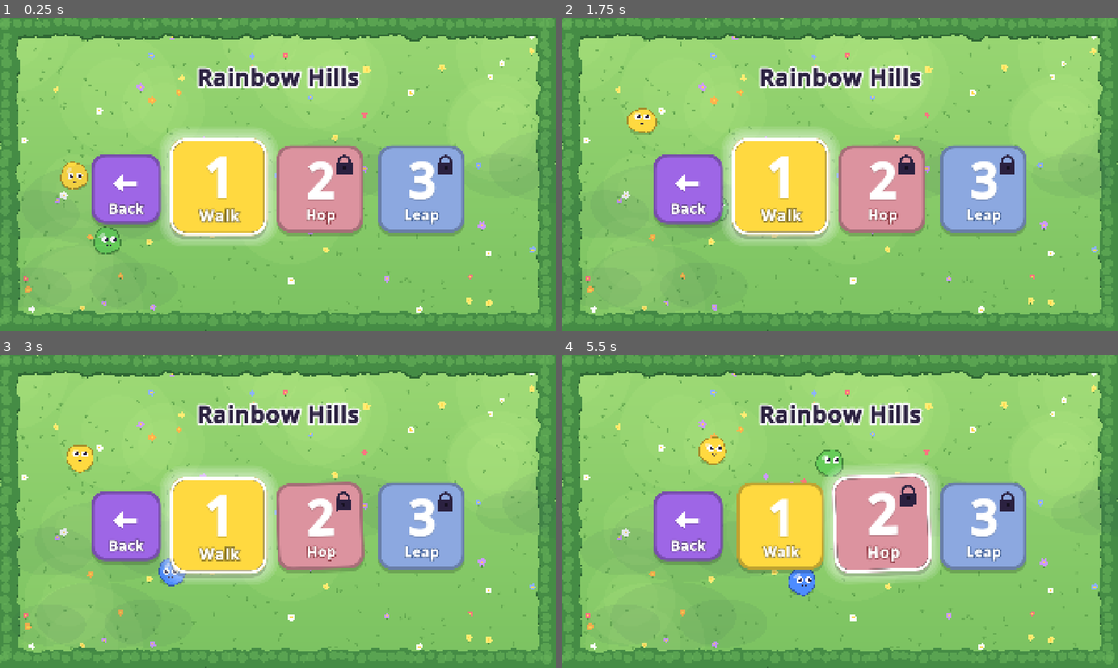
Above: before the commit, frames 1-4 (two rows, left to right).
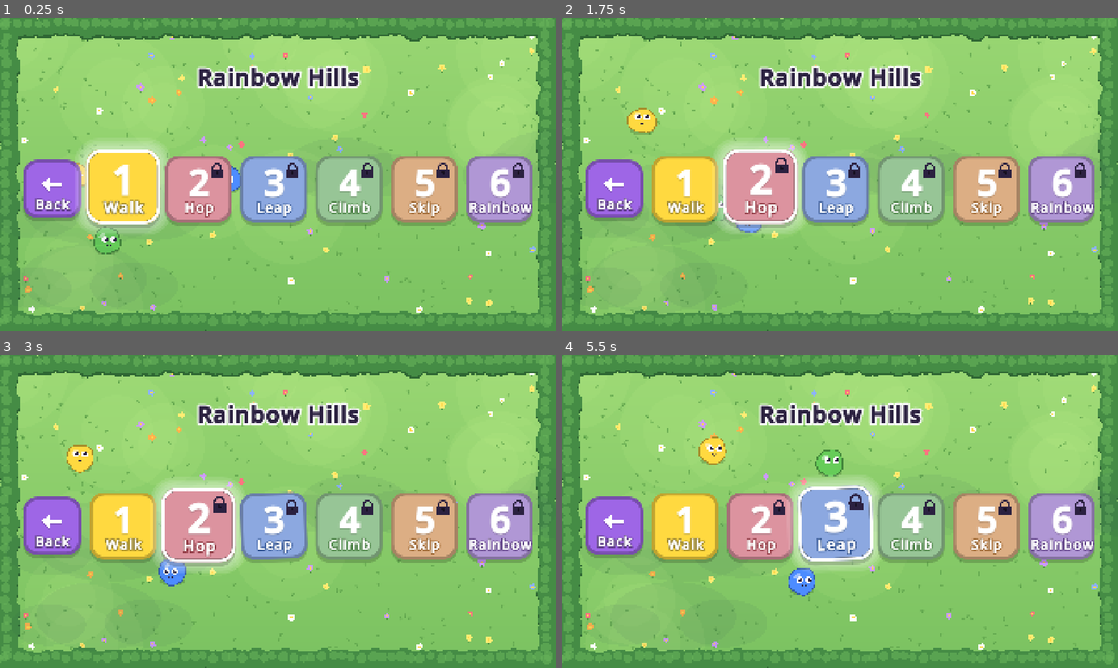
Above: after the commit, the same moments.

Repository: Teeohbee/paint-puddle
Game: Godot game, scene res://ui/hills_menu.tscn
The game is run twice, just before and just after one commit, with the same random seed, the same clock (stepped at 60 frames per second) and the same inputs. This scene is started directly instead of the project's main scene.
Inputs (mouse positions are in pixels of both pictures, inside the frame that each line leads up to):
- Up to frame 1 (0.25 s): no input
- Up to frame 2 (1.75 s): tap Enter (ui_accept) at 0.5, 0.77 s; move the mouse to (962, 158) at 0.52 s; hold Right (move_right) 0.53-1.25 s; hold Space (act) 0.53-1.25 s; click (962, 158) at 0.67 s; drag from (728, 190) to (812, 237) at 1.27 s
- Up to frame 3 (3 s): move the mouse to (333, 442) at 2.02 s; hold Right (move_right) 2.03-2.75 s; hold Space (act) 2.03-2.75 s; drag from (250, 574) to (111, 464) at 2.77 s
- Up to frame 4 (5.5 s): move the mouse to (1006, 558) at 3.52 s; hold Left (move_left) 3.53-4.25 s; hold Space (act) 3.53-4.25 s; tap Enter (ui_accept) at 3.77 s; drag from (673, 464) to (756, 433) at 4.27 s; move the mouse to (867, 511) at 5.02 s; hold Down (move_down) from 5.03 s (still down); hold Space (act) from 5.03 s (still down); click (867, 511) at 5.17 s

The runs differ from the first frame. In frame 1, 25% of the frame differs, in the area x 4-96%, y 35-73%; in frame 2, 24%; in frame 3, 24%; in frame 4, 23%.

Commit message:
feat: three more Rainbow Hills levels - Climb, Skip and Rainbow
The hills menu tiles shrink so six levels and Back fit across the screen,
and take their colour from each level's paint.

Diff:
--- a/hills/hills_levels.gd
+++ b/hills/hills_levels.gd
@@ -37,6 +37,51 @@
 			{"kind": "flat", "length": 800},
 		],
 	},
+	{
+		"name": "Climb", "word": "HILL", "paint": "green",
+		"pieces": [
+			{"kind": "flat", "length": 700}, {"kind": "step", "rise": -45},
+			{"kind": "flat", "length": 260}, {"kind": "step", "rise": -45},
+			{"kind": "flat", "length": 260}, {"kind": "step", "rise": -50},
+			{"kind": "flat", "length": 450}, {"kind": "slope", "length": 500, "rise": 140},
+			{"kind": "flat", "length": 400}, {"kind": "step", "rise": -50},
+			{"kind": "flat", "length": 260}, {"kind": "step", "rise": -55},
+			{"kind": "flat", "length": 400}, {"kind": "slope", "length": 400, "rise": 105},
+			{"kind": "flat", "length": 700},
+		],
+	},
+	{
+		"name": "Skip", "word": "FROG", "paint": "orange",
+		"pieces": [
+			{"kind": "flat", "length": 700}, {"kind": "gap", "width": 120},
+			{"kind": "flat", "length": 350}, {"kind": "gap", "width": 120},
+			{"kind": "flat", "length": 350}, {"kind": "step", "rise": -50},
+			{"kind": "flat", "length": 400}, {"kind": "gap", "width": 150},
+			{"kind": "flat", "length": 350}, {"kind": "slope", "length": 400, "rise": 100},
+			{"kind": "flat", "length": 300}, {"kind": "gap", "width": 140},
+			{"kind": "flat", "length": 350}, {"kind": "step", "rise": -50},
+			{"kind": "flat", "length": 300}, {"kind": "gap", "width": 120},
+			{"kind": "flat", "length": 700},
+		],
+	},
+	{
+		"name": "Rainbow", "word": "RAINBOW", "paint": "purple",
+		"pieces": [
+			{"kind": "flat", "length": 700}, {"kind": "slope", "length": 400, "rise": -90},
+			{"kind": "flat", "length": 350}, {"kind": "gap", "width": 130},
+			{"kind": "flat", "length": 400}, {"kind": "step", "rise": -50},
+			{"kind": "flat", "length": 350}, {"kind": "step", "rise": -50},
+			{"kind": "flat", "length": 400}, {"kind": "gap", "width": 150},
+			{"kind": "flat", "length": 400}, {"kind": "slope", "length": 500, "rise": 190},
+			{"kind": "flat", "length": 350}, {"kind": "step", "rise": -60},
+			{"kind": "flat", "length": 350}, {"kind": "gap", "width": 160},
+			{"kind": "flat", "length": 400}, {"kind": "step", "rise": 60},
+			{"kind": "flat", "length": 350}, {"kind": "gap", "width": 140},
+			{"kind": "flat", "length": 400}, {"kind": "slope", "length": 400, "rise": -80},
+			{"kind": "flat", "length": 400}, {"kind": "gap", "width": 120},
+			{"kind": "flat", "length": 900},
+		],
+	},
 ]
 
 
--- a/ui/hills_menu.gd
+++ b/ui/hills_menu.gd
@@ -1,22 +1,23 @@
 extends MenuScreen
 ## Pick a Rainbow Hills level. Each one unlocks when the one before it is done.
 
-const LEVEL_COLOURS: Array[Color] = [PaintColours.YELLOW, PaintColours.RED, PaintColours.BLUE]
+## Six levels and a Back tile only fit across the screen at this size.
+const LEVEL_TILE_SIZE: Vector2 = Vector2(230, 230)
 
 
 func _ready() -> void:
 	Music.play_track("title")
 	add_child(MenuBackdrop.new())
 	make_heading("Rainbow Hills", 150)
-	var row: HBoxContainer = make_tile_row(380, 50)
-	var back: MenuTile = make_tile("Back", "back", PaintColours.PURPLE, Vector2(240, 240))
+	var row: HBoxContainer = make_tile_row(380, 30)
+	var back: MenuTile = make_tile("Back", "back", PaintColours.PURPLE, Vector2(200, 200))
 	back.size_flags_vertical = Control.SIZE_SHRINK_CENTER
 	row.add_child(back)
 	back.chosen.connect(func(): SceneManager.go_to("res://ui/play_menu.tscn"))
 	var tile_to_start_on: MenuTile = null
 	for level_index in HillsLevels.level_count():
 		var level: Dictionary = HillsLevels.LEVELS[level_index]
-		var tile: MenuTile = make_tile(level.name, "text:%d" % (level_index + 1), LEVEL_COLOURS[level_index], Vector2(300, 300))
+		var tile: MenuTile = make_tile(level.name, "text:%d" % (level_index + 1), PaintMixing.colour_of(level.paint), LEVEL_TILE_SIZE)
 		tile.size_flags_vertical = Control.SIZE_SHRINK_CENTER
 		tile.is_locked = not HillsLevels.is_unlocked(level_index)
 		tile.chosen.connect(play_level.bind(level_index))
